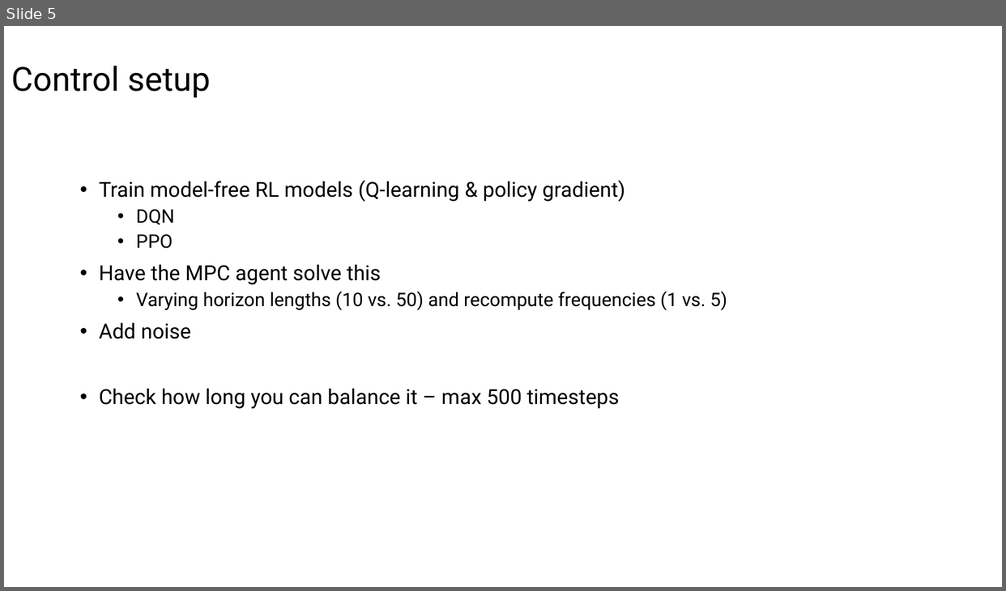
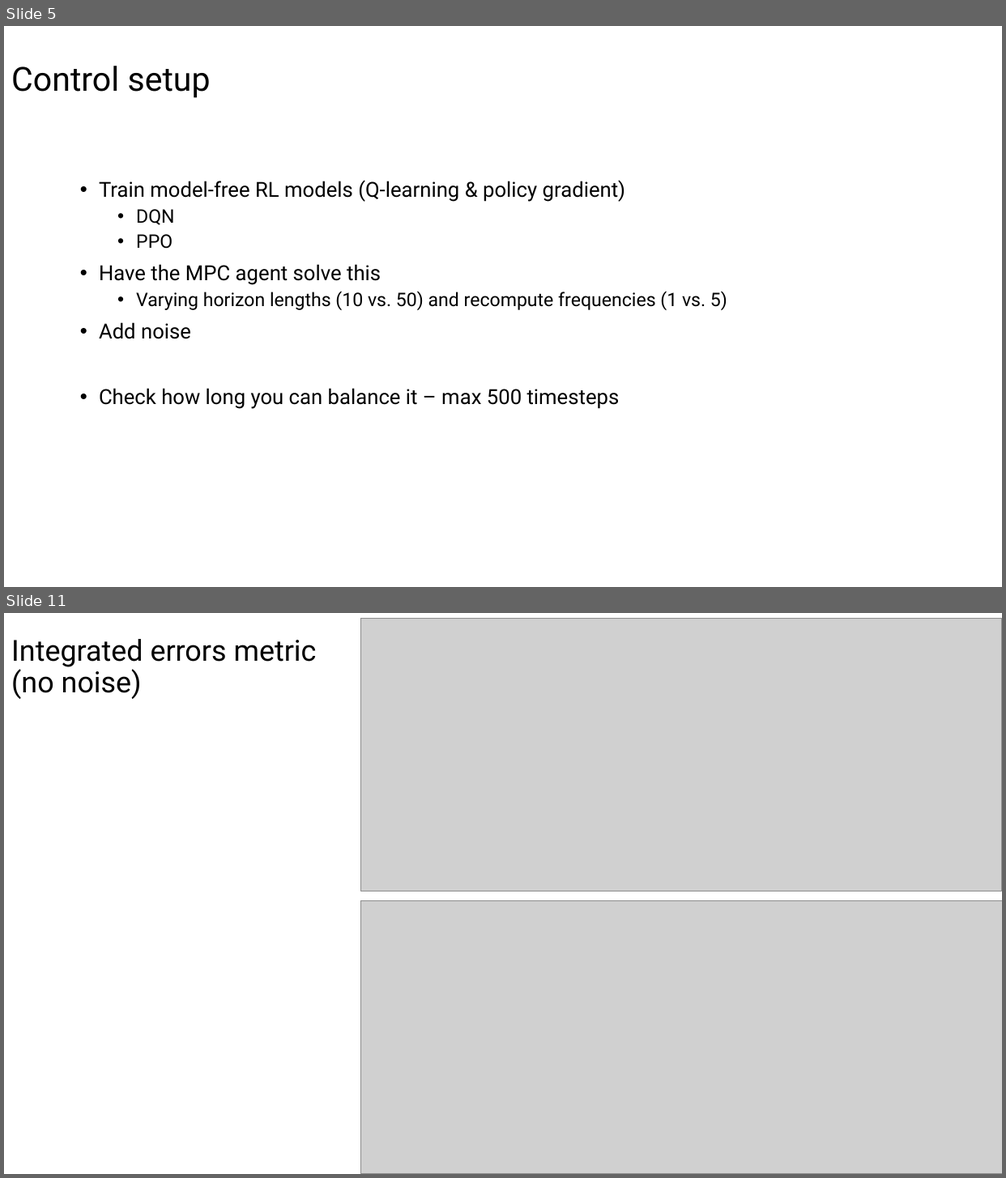
Before and after one commit to jtbuch/mpc_dojo, a slide deck: Ivan/MPC_RL_Cartpole/Results/Results.pptx. Shown one above the other, each under a label of ours: slide 5 before the commit, slides 5 and 11 after it; the slides between them are not shown. The pictures are 1006x591 and 1006x1178 pixels, drawn with LibreOffice and Linux fonts; fonts in the diff are those of the drawing; grey boxes stand for pictures. Boxes give left, top, right and bottom in pixels: in the first picture for what was removed or moved away, otherwise in the second. Text is boxed around its words. In the diff, an @@ line names an element or a change of style, - is before the commit and + after.

Commit message:
Added the error measures and improved the overall code

```diff
--- a/Ivan/MPC_RL_Cartpole/Results/Results.pptx
+++ b/Ivan/MPC_RL_Cartpole/Results/Results.pptx
@@ slide 11 added at <box>4,613,1002,1174</box>, background #FFFFFF @@
@@ picture added at <box>361,618,1002,892</box> @@
@@ title added at <box>11,639,317,699</box>, 28 pt, text #000000 @@
+Integrated errors metric
+(no noise)
@@ picture added at <box>361,901,1002,1174</box> @@
```
Also in this commit, not shown: 2 slides changed, 4 other slides added, 1 slide removed, 2 other files.
